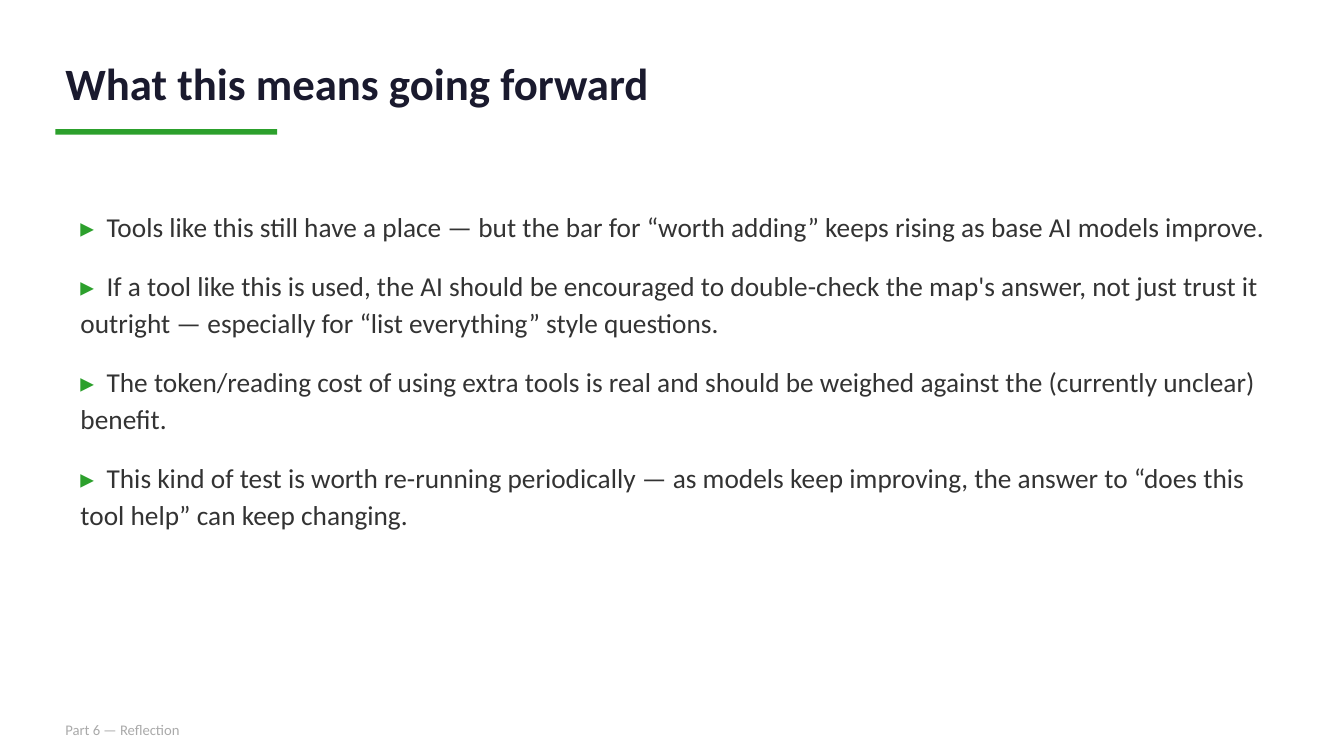
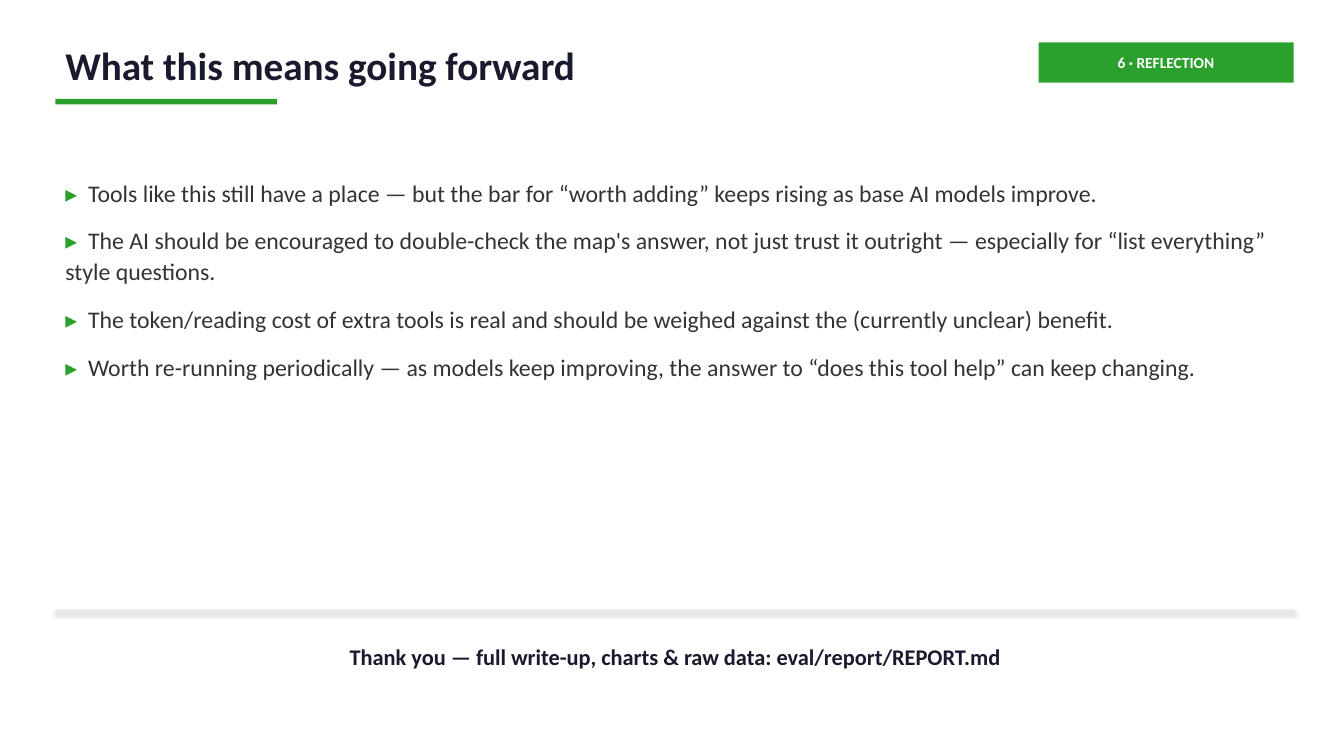
Before and after one commit to shobhit0521/Test_context, a slide deck: slide 13 of presentation/ContextAI_Evaluation.pptx (slide 25 before the commit). Drawn at 1344x756 pixels with LibreOffice and Linux fonts; fonts in the diff are those of the drawing. Boxes give left, top, right and bottom in pixels: in the first picture for what was removed or moved away, otherwise in the second. Text is boxed around its words. In the diff, an @@ line names an element or a change of style, - is before the commit and + after.

```diff
--- a/presentation/ContextAI_Evaluation.pptx
+++ b/presentation/ContextAI_Evaluation.pptx
@@ text "What this means going forward": place and size @@
-text "What this means going forward" at (65,68,648,108)
+text "What this means going forward" at (65,52,574,87)
@@ text "What this means going forward" at (65,52,574,87): size 32 to 28 pt; line spacing 1.15 to 1.12 @@
@@ rectangle added at (1038,42,1294,83), fill #2CA02C, 11 pt, text #FFFFFF, bold @@
+6 · REFLECTION
@@ rectangle: place and size @@
-rectangle at (55,129,277,135)
+rectangle at (55,99,277,105)
@@ text "▸ Tools like this still ...": place and size @@
-text "▸ Tools like this still ..." at (80,217,1263,530)
+text "▸ Tools like this still ..." at (65,185,1265,380)
@@ text at (88,185,1097,206): size 19.5 to 17 pt in "▸ Tools like this still have a ..."; line spacing 1.12 to 1.08; less space between paragraphs @@
@@ text at (65,232,1265,380): text changed; size 19.5 to 17 pt @@
-▸ If a tool like this is used, the AI should be encouraged to double-check the map's answer, not just trust it outright — especially for “list everything” style questions.
-▸ The token/reading cost of using extra tools is real and should be weighed against the (currently unclear) benefit.
-▸ This kind of test is worth re-running periodically — as models keep improving, the answer to “does this tool help” can keep changing.
+▸ The AI should be encouraged to double-check the map's answer, not just trust it outright — especially for “list everything” style questions.
+▸ The token/reading cost of extra tools is real and should be weighed against the (currently unclear) benefit.
+▸ Worth re-running periodically — as models keep improving, the answer to “does this tool help” can keep changing.
@@ rectangle added at (55,610,1296,612), fill #E5E7EB @@
@@ text added at (350,649,1001,669), 16 pt, text #1A1A2E, bold @@
+Thank you — full write-up, charts & raw data: eval/report/REPORT.md
@@ text removed at (65,725,180,735) @@
-Part 6 — Reflection
```
Also in this commit, not shown: 5 other slides changed, 7 slides added, 20 slides removed, 7 other files.
